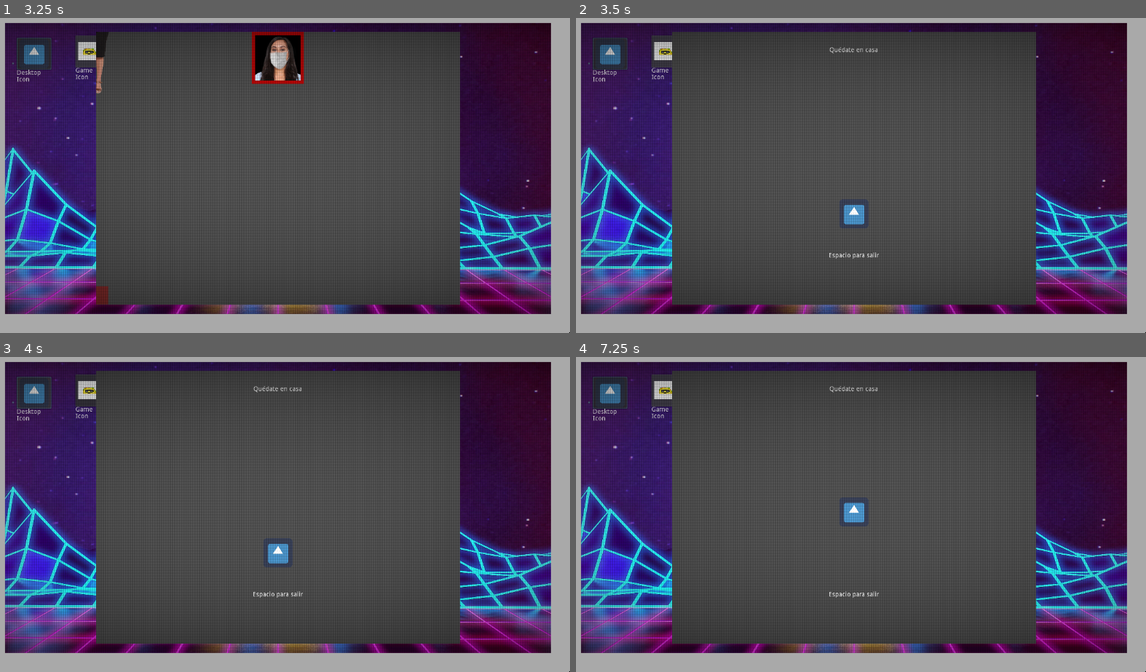
Above: before the commit, frames 1-4 (two rows, left to right).
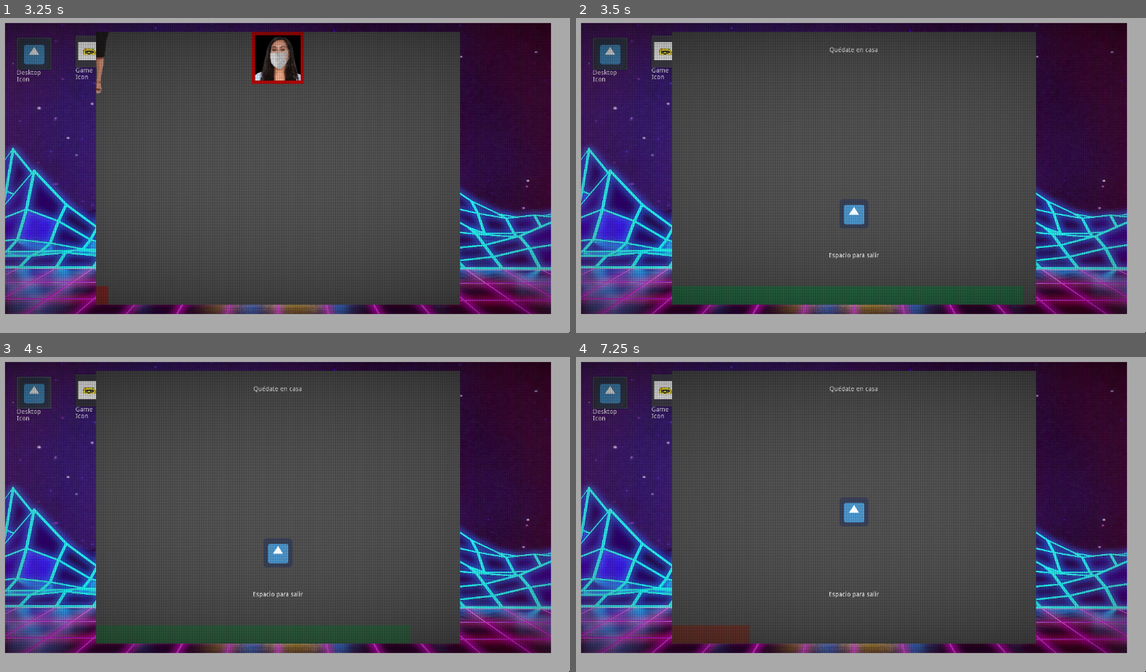
Above: after the commit, the same moments.

Repository: danc243/DistanciaSimulator
Game: Godot game, scene res://levels/main_menu/main_menu.tscn
The game is run twice, just before and just after one commit, with the same random seed, the same clock (stepped at 60 frames per second) and the same inputs. The engine's default icon, where the game draws it, is replaced by a stand-in: a white triangle on a blue panel in a dark square.
Inputs (mouse positions are in pixels of both pictures, inside the frame that each line leads up to):
- Up to frame 1 (3.25 s): click "Desktop Icon" at 0.5 s; click "Game Icon" at 1.25 s; click "Desktop Icon" at 2 s; click "Game Icon" at 2.75 s
- Up to frame 2 (3.5 s): no input
- Up to frame 3 (4 s): click "Desktop Icon" at 3.5 s
- Up to frame 4 (7.25 s): click "Game Icon" at 4.25 s; tap Enter at 5 s; move the mouse to (980, 492) at 5.02 s; hold Space (action) 5.03-5.78 s; click (980, 492) at 5.17 s; move the mouse to (735, 523) at 5.77 s; click (735, 523) at 5.85 s; tap Space (action) at 6.5 s; move the mouse to (912, 435) at 6.52 s; hold Space (action) from 6.53 s (still down); click (912, 435) at 6.67 s

Frame 1 is identical in both runs. In frame 2, 3.4% of the frame differs, in the area x 16-79%, y 85-91%; in frame 3, 0.5%; in frame 4, 0.3%.

Commit message:
señales, referencia, timers, miedas

Diff:
--- a/actors/timer/timer_game.gd
+++ b/actors/timer/timer_game.gd
@@ -1,4 +1,6 @@
 extends Control
+
+class_name TimerGamer
 
 var _color_green = Color(0.141176, 0.411765, 0.266667,1)
 var _color_red = Color(0.486275, 0.152941, 0.152941,1)
@@ -30,6 +32,4 @@
 	pass
 
 func _on_Timer_timeout():
-	var parent = get_parent()
-	if parent != null and parent is WindowContainer:
-		emit_signal("timer_gamer_out")
+	emit_signal("timer_gamer_out")
--- a/actors/window_game/window_container.gd
+++ b/actors/window_game/window_container.gd
@@ -7,19 +7,32 @@
 onready var timerGamer  = $TimerGame
 var currentNode
 
-signal handlerTimerStart
-signal handlerTimerEnd
+signal timerEndsParent
 
 func _ready():
 	currentNode = testLevel
 	viewport.add_child(currentNode)
 	timerGamer.initTimer(2)
 
+
+func _on_TimerGame_timer_gamer_start():
+
+	pass
+
 func _on_TimerGame_timer_gamer_out():
+	emit_signal("timerEndsParent")
+
 	viewport.remove_child(currentNode)
 	currentNode = load("res://levels/quedate_en_casa/qudate_en_casa.tscn").instance() as QuedateEnCasaLevel
-	currentNode.init(5, "handlerTimerStart", "handlerTimerEnd")
+	currentNode.init(5, self)
 	viewport.add_child(currentNode)
+	timerGamer.initTimer(5)
 
-func _on_TimerGame_timer_gamer_start():
+
+func you_lose_game():
+	print("you_lose_game desde window_container")
 	pass
+
+func you_win_game():
+	print("you_lose_win desde window_container")
+	pass
--- a/levels/quedate_en_casa/qudate_en_casa.gd
+++ b/levels/quedate_en_casa/qudate_en_casa.gd
@@ -6,23 +6,27 @@
 
 signal you_lose
 signal you_win
+var _reference: Object
 
 class_name QuedateEnCasaLevel
 
-func _ready():
-#	todo setear el movimiento en Y, mientras más dificil, más se mueve
-	pass
-
-
-func init(difficulty: int, signal_timer_start: String, signal_timer_end: String):
+func init(difficulty: int, referenceParent: Object):
+	self._reference = referenceParent
 	self.difficulty = difficulty
-	connect(signal_timer_start,self, "_timer_start")
-	connect(signal_timer_end, self, "_timer_end")
+	connect("you_win", _reference, "you_win_game")
+	connect("you_lose", _reference, "you_lose_game")
+	referenceParent.connect("timerEndsParent", self, "_timer_end")
 
 func _timer_start():
+	print("inició el timer en nivel")
 	pass
 
 func _timer_end():
+#	todo manejar como se acaba este nivel, poner el flash o video de que perdiste
+	disconnect("you_win", _reference, "you_win_game")
+	disconnect("you_lose", _reference, "you_lose_game")
+	_reference.disconnect("timerEndsParent", self, "_timer_end")
+	print ("terminó el timer en nivel")
 	pass
 
 func _input(event):
--- a/project.godot
+++ b/project.godot
@@ -14,6 +14,11 @@
 "language": "GDScript",
 "path": "res://levels/quedate_en_casa/qudate_en_casa.gd"
 }, {
+"base": "Control",
+"class": "TimerGamer",
+"language": "GDScript",
+"path": "res://actors/timer/timer_game.gd"
+}, {
 "base": "ViewportContainer",
 "class": "WindowContainer",
 "language": "GDScript",
@@ -21,6 +26,7 @@
 } ]
 _global_script_class_icons={
 "QuedateEnCasaLevel": "",
+"TimerGamer": "",
 "WindowContainer": ""
 }
 
